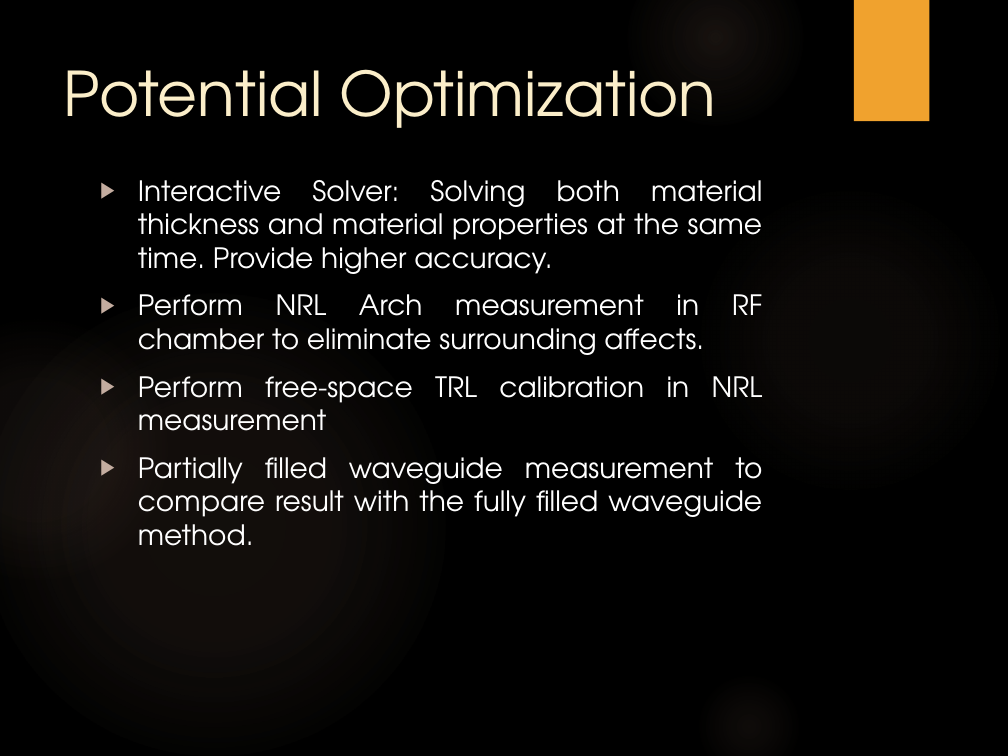
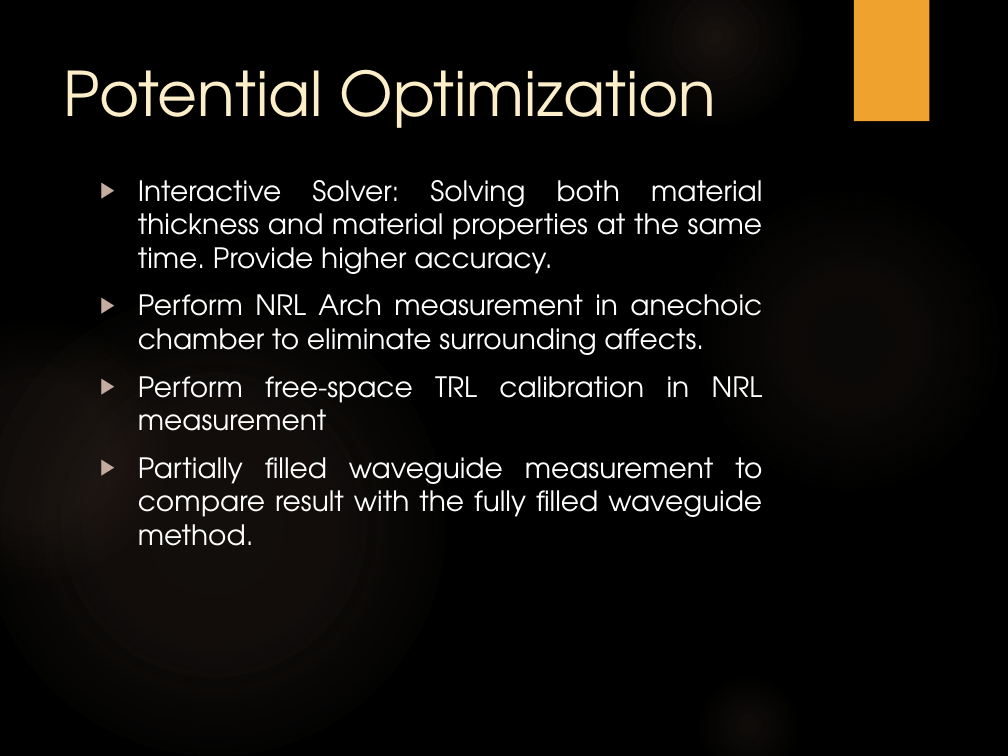
Before and after one commit to trankhiemha/ECE412-413-Capstone-Project-N3, a slide deck: slide 13 of Capstone project proposal presentation.pptx. Drawn at 1008x756 pixels with LibreOffice and Linux fonts; fonts in the diff are those of the drawing; background and template pictures are left out. Boxes give left, top, right and bottom in pixels: in the first picture for what was removed or moved away, otherwise in the second. Text is boxed around its words. In the diff, an @@ line names an element or a change of style, - is before the commit and + after.

Commit message:
updated

```diff
--- a/Capstone project proposal presentation.pptx
+++ b/Capstone project proposal presentation.pptx
@@ text at box(138, 294, 762, 355): text changed @@
-▶ Perform NRL Arch measurement in RF chamber to eliminate surrounding affects.
+▶ Perform NRL Arch measurement in anechoic chamber to eliminate surrounding affects.
```
Also in this commit, not shown: 1 other slide changed.
